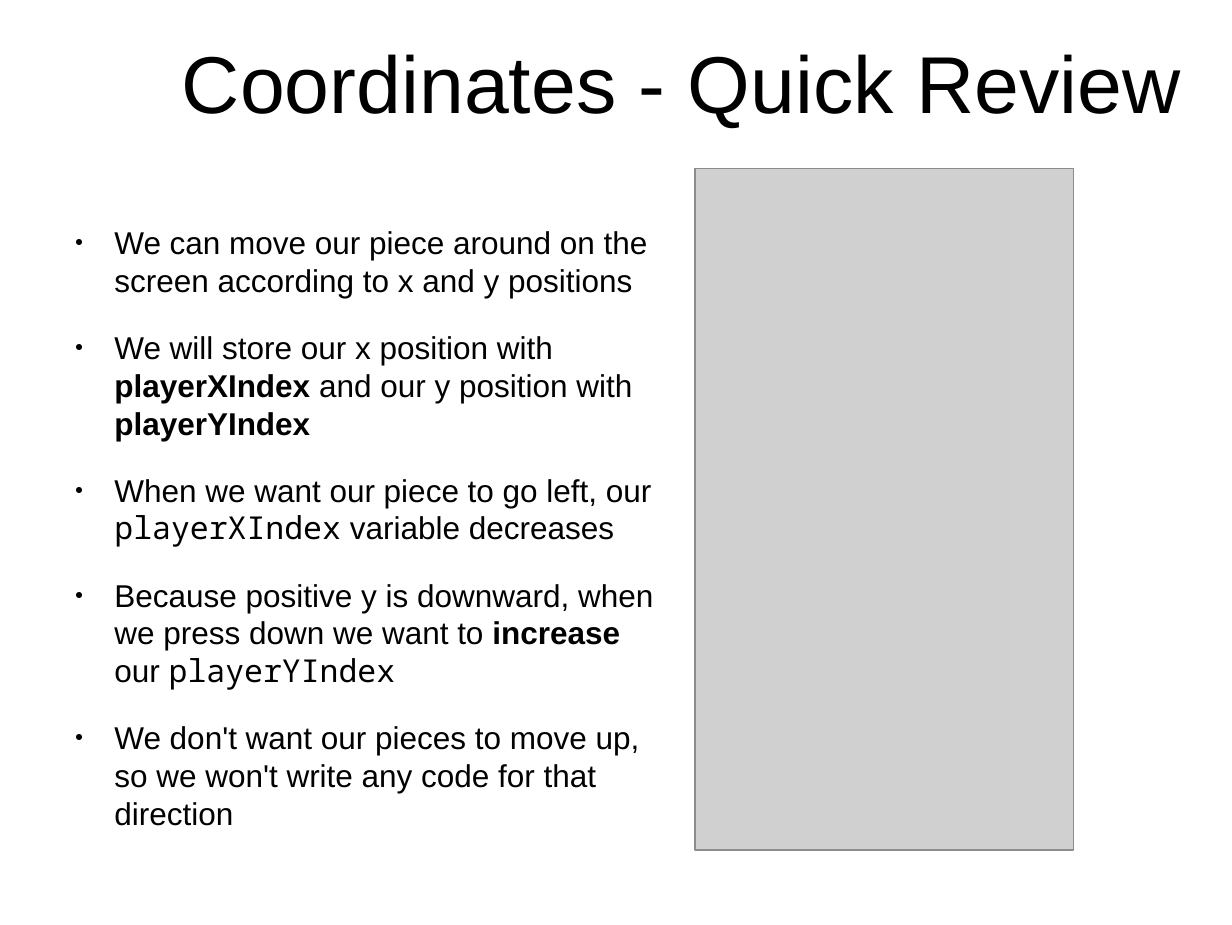
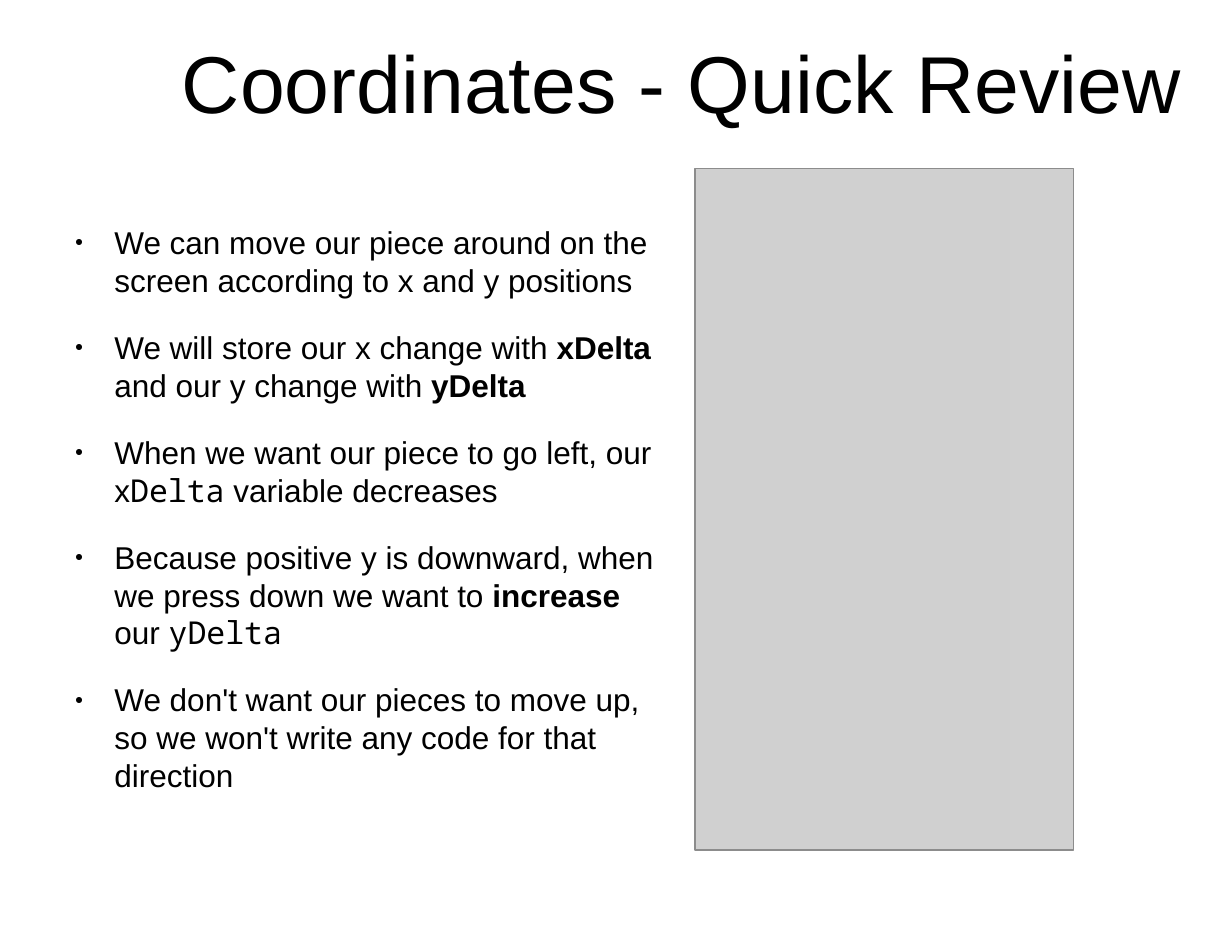
Before and after one commit to originalgrego/Webtris, a slide deck: slide 18 of Webtris - Explorathon 2019.odp (slide 17 before the commit). Drawn at 1232x925 pixels with LibreOffice and Linux fonts; fonts in the diff are those of the drawing; grey boxes stand for pictures; background and template pictures are left out. Boxes give left, top, right and bottom in pixels: in the first picture for what was removed or moved away, otherwise in the second. Text is boxed around its words. In the diff, an @@ line names an element or a change of style, - is before the commit and + after.

```diff
--- a/Webtris - Explorathon 2019.odp
+++ b/Webtris - Explorathon 2019.odp
@@ text at (114, 336, 653, 652): text changed @@
-● We will store our x position with playerXIndex and our y position with playerYIndex
-● When we want our piece to go left, our playerXIndex variable decreases
-● Because positive y is downward, when we press down we want to increase our playerYIndex
+● We will store our x change with xDelta and our y change with yDelta
+● When we want our piece to go left, our xDelta variable decreases
+● Because positive y is downward, when we press down we want to increase our yDelta
```
Also in this commit, not shown: 12 other slides changed, 4 slides added, 2 slides removed.
